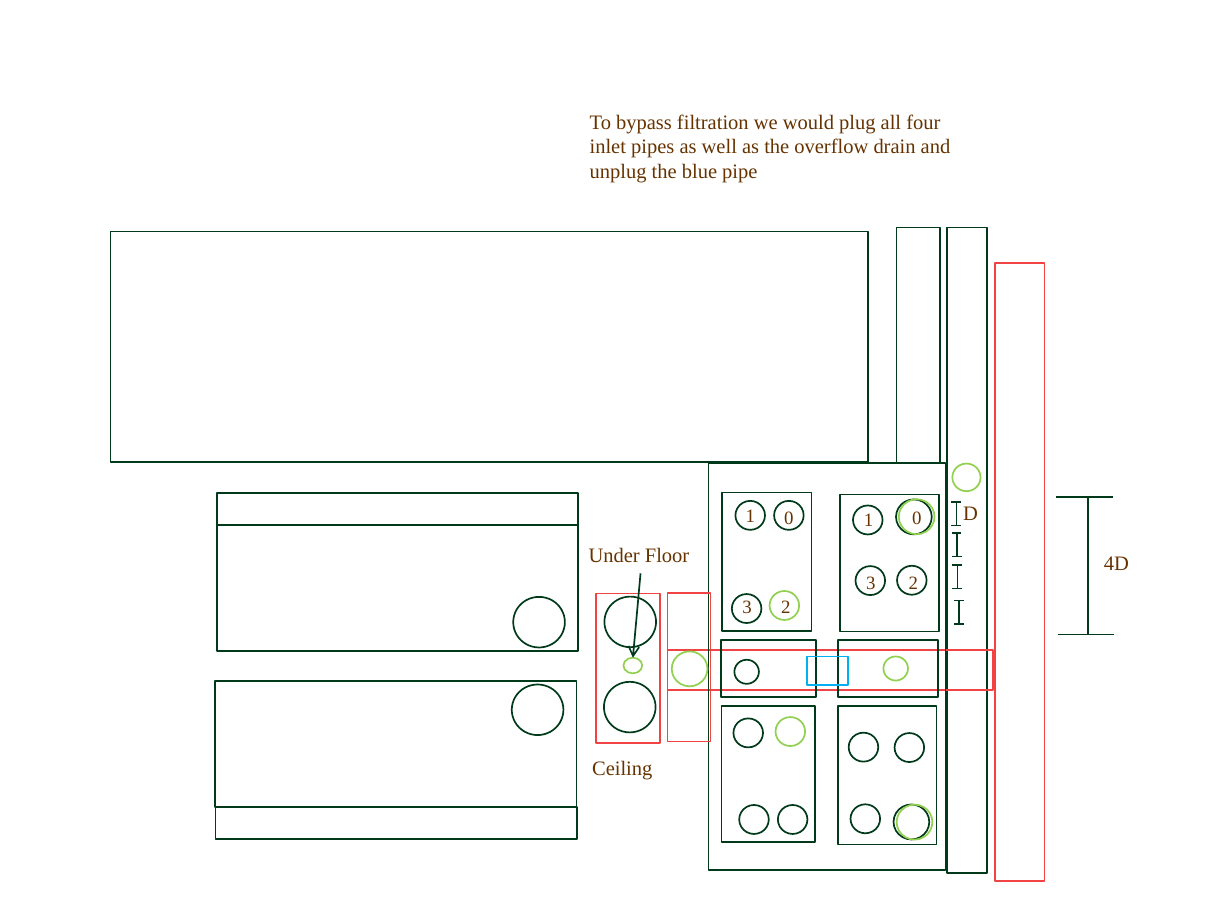
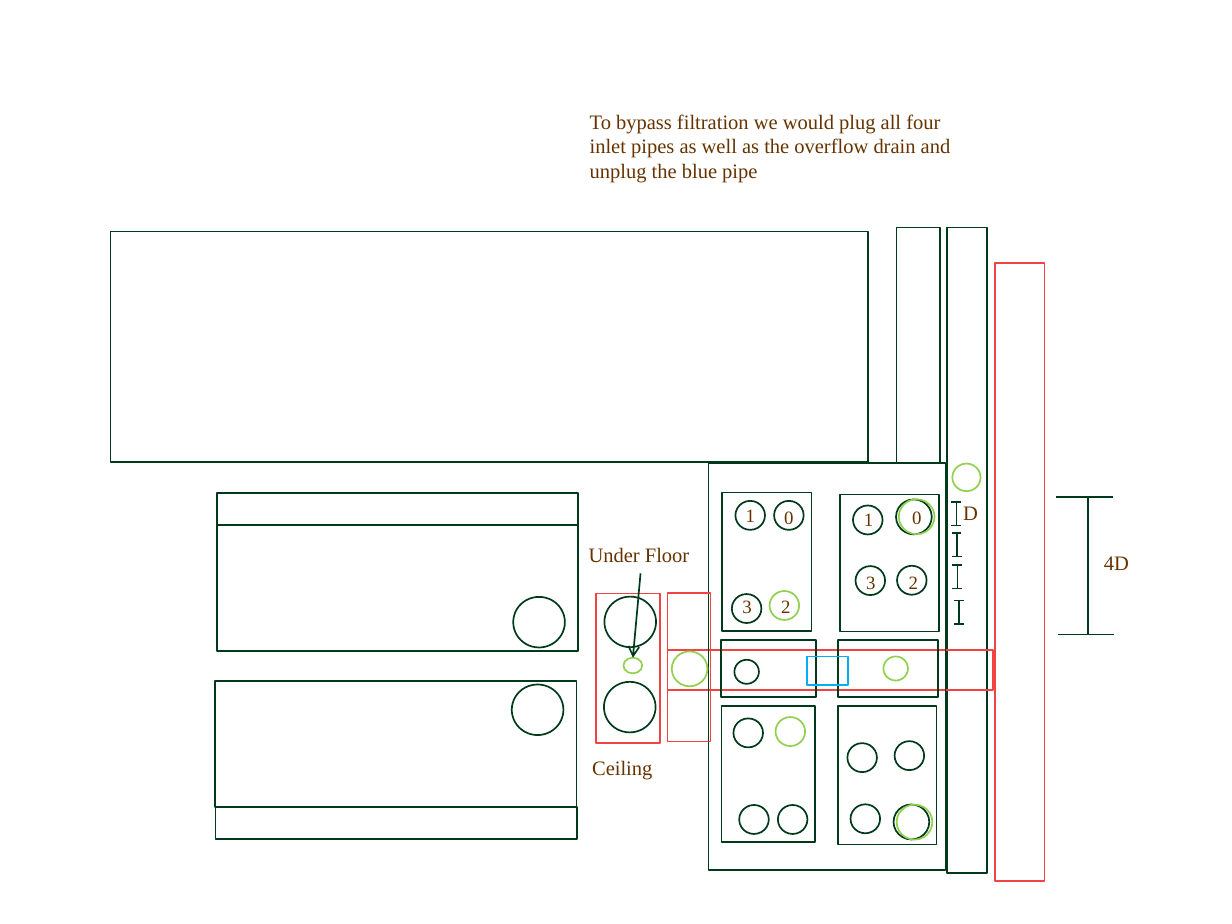
Before and after one commit to AguaClara/mathcad, a slide deck: slide 6 of Final Designs/SRSF Layout.pptx. Drawn at 1232x924 pixels with LibreOffice and Linux fonts; fonts in the diff are those of the drawing. Boxes give left, top, right and bottom in pixels: in the first picture for what was removed or moved away, otherwise in the second. Text is boxed around its words. In the diff, an @@ line names an element or a change of style, - is before the commit and + after.

```diff
--- a/Final Designs/SRSF Layout.pptx
+++ b/Final Designs/SRSF Layout.pptx
@@ ellipse: place and size @@
-ellipse at box(849, 733, 878, 763)
+ellipse at box(848, 743, 877, 772)
@@ ellipse: place and size @@
-ellipse at box(894, 733, 924, 763)
+ellipse at box(894, 742, 924, 771)
```
